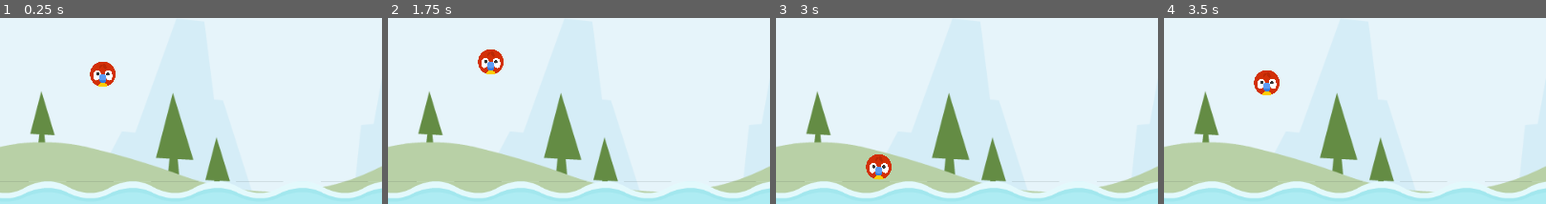
Above: before the commit, frames 1-4 (left to right).
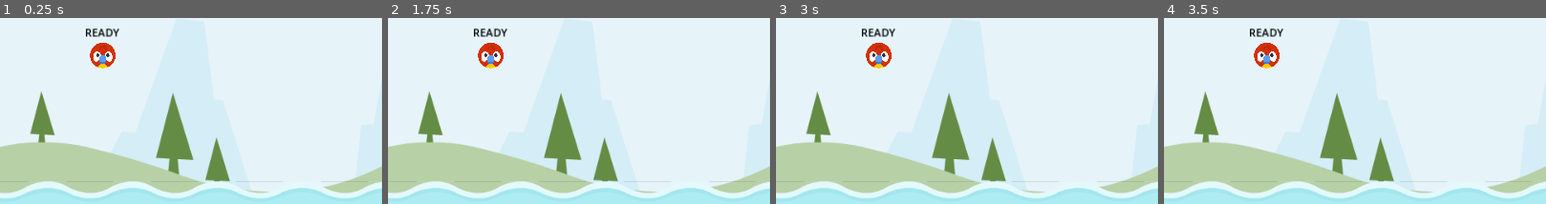
Above: after the commit, the same moments.

Repository: ketanp1204/AngryAnimals
Game: Godot game, scene res://scenes/level/level.tscn
Two runs of this game, one before a commit and one after it. Both use one fixed random seed, a clock stepped at 60 frames per second and the inputs below.
Inputs (mouse positions are % of the whole screen's width and height, from its top left):
- Up to frame 1 (0.25 s): no input
- Up to frame 2 (1.75 s): move the mouse to (72, 37) at 0.52 s; press the mouse at (72, 37) at 0.53 s; release the mouse at (72, 37) at 1.25 s; drag from (30, 48) to (50, 96) at 1.27 s
- Up to frame 3 (3 s): move the mouse to (60, 17) at 2.02 s; press the mouse at (60, 17) at 2.03 s; release the mouse at (60, 17) at 2.75 s; drag from (45, 65) to (20, 25) at 2.77 s
- Up to frame 4 (3.5 s): no input
The pictures show only the part of the screen within x 0-50%, y 43-93%; the shares and areas given below are measured in that part.

The runs differ from the first frame. In frame 1, 1.6% of the frame differs, in the area x 22-32%, y 5-37%; in frame 2, 1.1%; in frame 3, 1.7%, in the area x 22-32%, y 5-88%; in frame 4, 1.7%.

Commit message:
Added animal states with mouse interaction behaviour

Diff:
--- a/project.godot
+++ b/project.godot
@@ -23,6 +23,14 @@
 
 window/stretch/mode="canvas_items"
 
+[input]
+
+drag={
+"deadzone": 0.5,
+"events": [Object(InputEventMouseButton,"resource_local_to_scene":false,"resource_name":"","device":-1,"window_id":0,"alt_pressed":false,"shift_pressed":false,"ctrl_pressed":false,"meta_pressed":false,"button_mask":0,"position":Vector2(0, 0),"global_position":Vector2(0, 0),"factor":1.0,"button_index":1,"canceled":false,"pressed":false,"double_click":false,"script":null)
+]
+}
+
 [rendering]
 
 renderer/rendering_method="mobile"
--- a/scenes/animal/animal.gd
+++ b/scenes/animal/animal.gd
@@ -1,4 +1,10 @@
 extends RigidBody2D
+
+
+enum ANIMAL_STATE { READY, DRAG, RELEASE }
+
+var _state: ANIMAL_STATE = ANIMAL_STATE.READY
+@onready var label = $Label
 
 
 # Called when the node enters the scene tree for the first time.
@@ -8,7 +14,39 @@
 
 # Called every frame. 'delta' is the elapsed time since the previous frame.
 func _physics_process(delta):
-	pass
+	update(delta)
+	label.text = "%s" % ANIMAL_STATE.keys()[_state]
+
+
+func set_new_state(new_state: ANIMAL_STATE) -> void:
+	_state = new_state
+	if _state == ANIMAL_STATE.RELEASE:
+		freeze = false
+	elif _state == ANIMAL_STATE.DRAG:
+		pass
+
+
+func detect_release() -> bool:
+	if _state == ANIMAL_STATE.DRAG:
+		if Input.is_action_just_released("drag"):
+			set_new_state(ANIMAL_STATE.RELEASE)
+			return true
+	return false
+
+
+func update_drag() -> void:
+
+	if detect_release():
+		return
+
+	var gmp = get_global_mouse_position()
+	position = gmp
+
+
+func update(delta: float) -> void:
+	match _state:
+		ANIMAL_STATE.DRAG:
+			update_drag()
 
 
 func die() -> void:
@@ -18,3 +56,8 @@
 
 func _on_screen_exited():
 	die()
+
+
+func _on_input_event(viewport, event, shape_idx):
+	if _state == ANIMAL_STATE.READY and event.is_action_pressed("drag"):
+		set_new_state(ANIMAL_STATE.DRAG)
--- a/scenes/animal/animal.tscn
+++ b/scenes/animal/animal.tscn
@@ -7,6 +7,8 @@
 radius = 19.0263
 
 [node name="Animal" type="RigidBody2D"]
+input_pickable = true
+freeze = true
 script = ExtResource("1_xjwp2")
 
 [node name="Sprite2D" type="Sprite2D" parent="."]
@@ -20,4 +22,14 @@
 position = Vector2(0.500001, 1.19209e-07)
 scale = Vector2(2.25, 2.3)
 
+[node name="Label" type="Label" parent="."]
+offset_left = -27.0
+offset_top = -46.0
+offset_right = 28.0
+offset_bottom = -23.0
+theme_override_colors/font_color = Color(0, 0, 0, 1)
+text = "DEBUG
+"
+
+[connection signal="input_event" from="." to="." method="_on_input_event"]
 [connection signal="screen_exited" from="VisibleOnScreenNotifier2D" to="." method="_on_screen_exited"]
